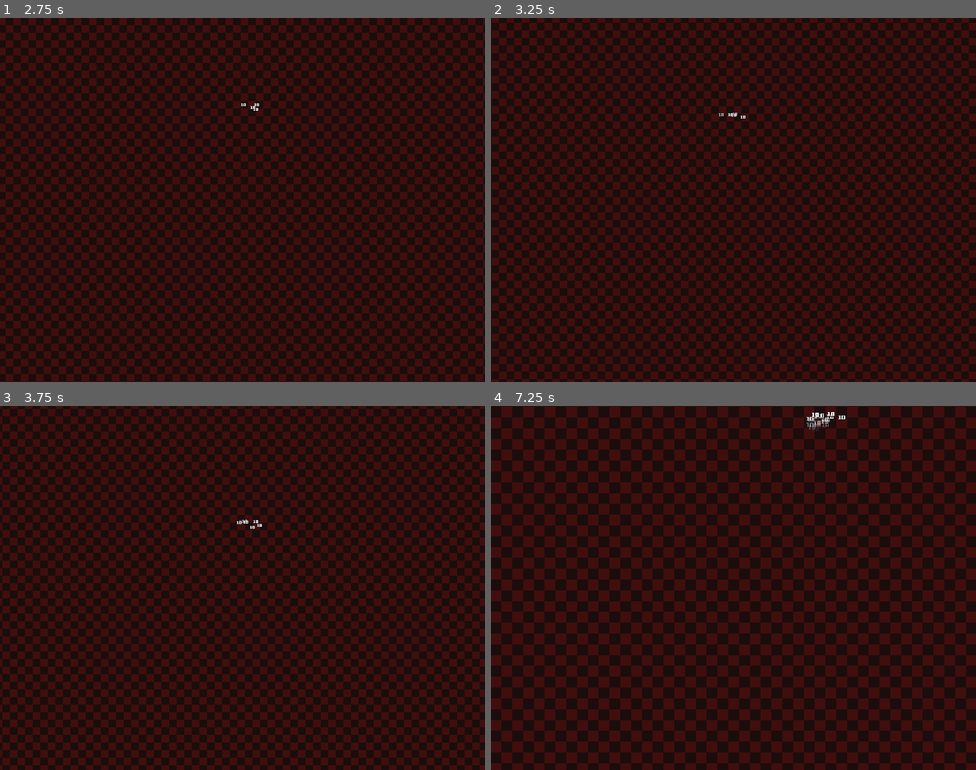
Above: before the commit, frames 1-4 (two rows, left to right).
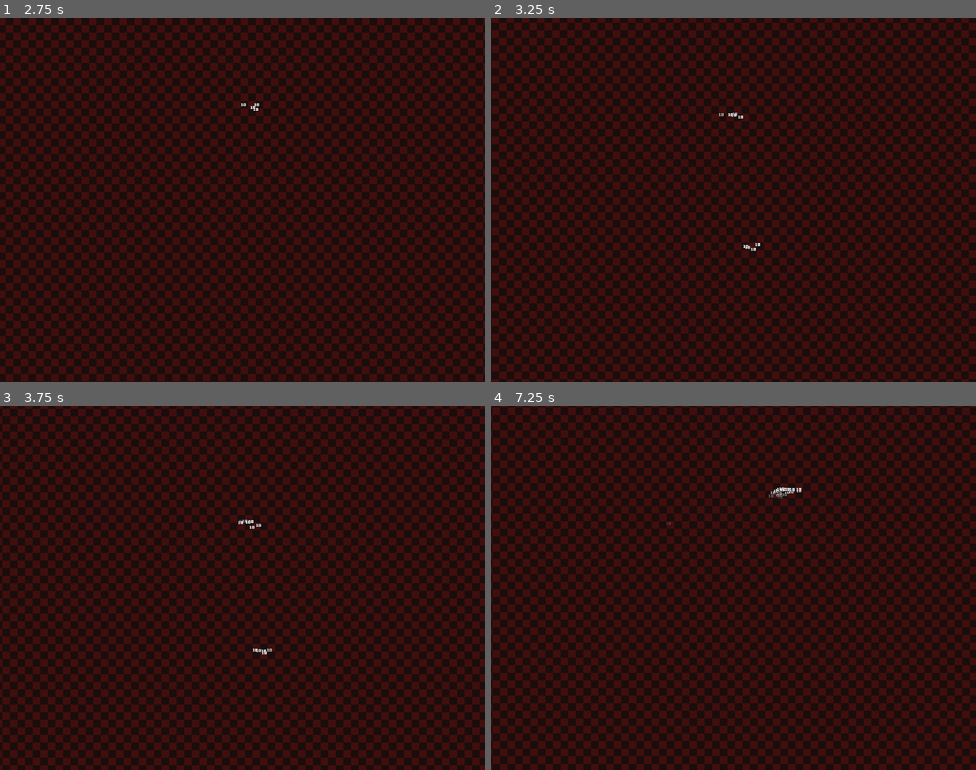
Above: after the commit, the same moments.

Repository: WILL-JKI/SurvivorLike
Game: Godot game, scene res://levels/Debug/DebugLevel.tscn
Two runs of this game, one before a commit and one after it. Both use one fixed random seed, a clock stepped at 60 frames per second and the inputs below.
Inputs:
- Up to frame 1 (2.75 s): tap Enter (ui_accept) at 0.5, 0.77, 1.52 s; hold D (move_right) 0.53-1.28 s; hold S (move_down) 1.28-2.03 s; hold D (move_right) from 2.03 s (still down)
- Up to frame 2 (3.25 s): release D (move_right) at 2.78 s; hold W (move_up) from 2.78 s (still down); tap Enter (ui_accept) at 3.02 s
- Up to frame 3 (3.75 s): release W (move_up) at 3.53 s; hold A (move_left) from 3.53 s (still down)
- Up to frame 4 (7.25 s): tap Enter (ui_accept) at 3.77, 4.52, 6.02, 6.77 s; release A (move_left) at 5.03 s; hold S (move_down) 5.03-5.78 s; hold D (move_right) 5.78-6.53 s; hold W (move_up) from 6.53 s (still down)

Frame 1 is identical in both runs. In frame 2, less than 0.1% of the frame differs, in the area x 51-56%, y 26-64%; in frame 3, less than 0.1%; in frame 4, 49%, in the area x 0-100%, y 0-100%.
Error before the commit: Parse Error: Identifier "attack_range" not declared in the current scope. (res://Enemies/SimpleEnemy.gd:68)

Commit message:
fix: adiciona variável attack_range ausente no SimpleEnemy
- Declara @export var attack_range: float = 25.0
- Corrige erro de parsing 'Identifier attack_range not declared'
- Permite que inimigos parem de se mover quando próximos ao player
- Valor padrão de 25 unidades para alcance de ataque

Diff:
--- a/Enemies/SimpleEnemy.gd
+++ b/Enemies/SimpleEnemy.gd
@@ -6,6 +6,7 @@
 @export var movement_speed: float = 80.0
 @export var damage: float = 15.0
 @export var detection_range: float = 100.0
+@export var attack_range: float = 25.0
 
 # Variáveis internas
 var current_health: float
Not shown, added: _Core/EnemySpawner.gd.uid
Not shown, added: _Core/XPOrb.gd.uid
